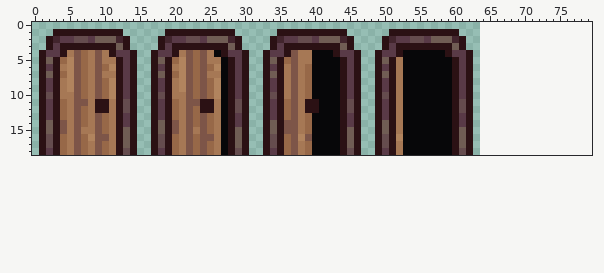
Sprite sheet: interactable/doorways/doorway.png. Above: the version before the commit.
The file is 64x19 pixels. Colours within 5 levels of each other are drawn and written as one. The old version is drawn lined up with the new one, on the new canvas.
And afterwards:
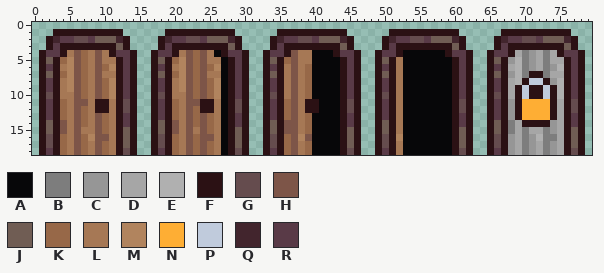
Palette (. is transparent): A #070709  B #7d7d7d  C #969696  D #a6a6a6  E #b0b0b0  F #2b1114  G #654c4e  H #7d5548  J #705d54  K #976848  L #a67855  M #b1845e  N #feae34  P #c0cbdc  Q #42252d  R #593a47
The author wrote: improved readability of doorway when locked
The edit:
{"change": "canvas 64x19 -> 80x19"}
{"y":1,"x":67,"old":"..........","new":"FFFFFFFFFF"}
{"y":2,"x":66,"old":"............","new":"FQRRGGRJJJQF"}
{"y":3,"x":66,"old":"............","new":"FRFFFFFFFFJF"}
{"y":4,"x":65,"old":"..............","new":"FRRFDBCDBDFRRF"}
{"y":5,"x":65,"old":"..............","new":"FJFCEBCDBDDFRF"}
{"y":6,"x":65,"old":"..............","new":"FRFDEBCDBCEFRF"}
{"y":7,"x":65,"old":"..............","new":"FJFCEBFFBDDFRF"}
{"y":8,"x":65,"old":"..............","new":"FRFDEFPPFCEFRF"}
{"y":9,"x":65,"old":"..............","new":"FRFDFPFFPFEFRF"}
{"y":10,"x":65,"old":"..............","new":"FGFDFPFFPFEFRF"}
{"y":11,"x":65,"old":"..............","new":"FRFCFNNNNFDFGF"}
{"y":12,"x":65,"old":"..............","new":"FRFCFNNNNFDFGF"}
{"y":13,"x":65,"old":"..............","new":"FRFCFNNNNFDFRF"}
{"y":14,"x":65,"old":"..............","new":"FJFBDFFFFCDFRF"}
{"y":15,"x":65,"old":"..............","new":"FJFBDBDDBCDFJF"}
{"y":16,"x":65,"old":"..............","new":"FGFCDBCEBBDFJF"}
{"y":17,"x":65,"old":"..............","new":"FGFCDBCDBCDFJF"}
{"y":18,"x":65,"old":"..............","new":"FRFCDBCDBCDFGF"}
{"label":"added","picture_box":[487,29,585,155]}
